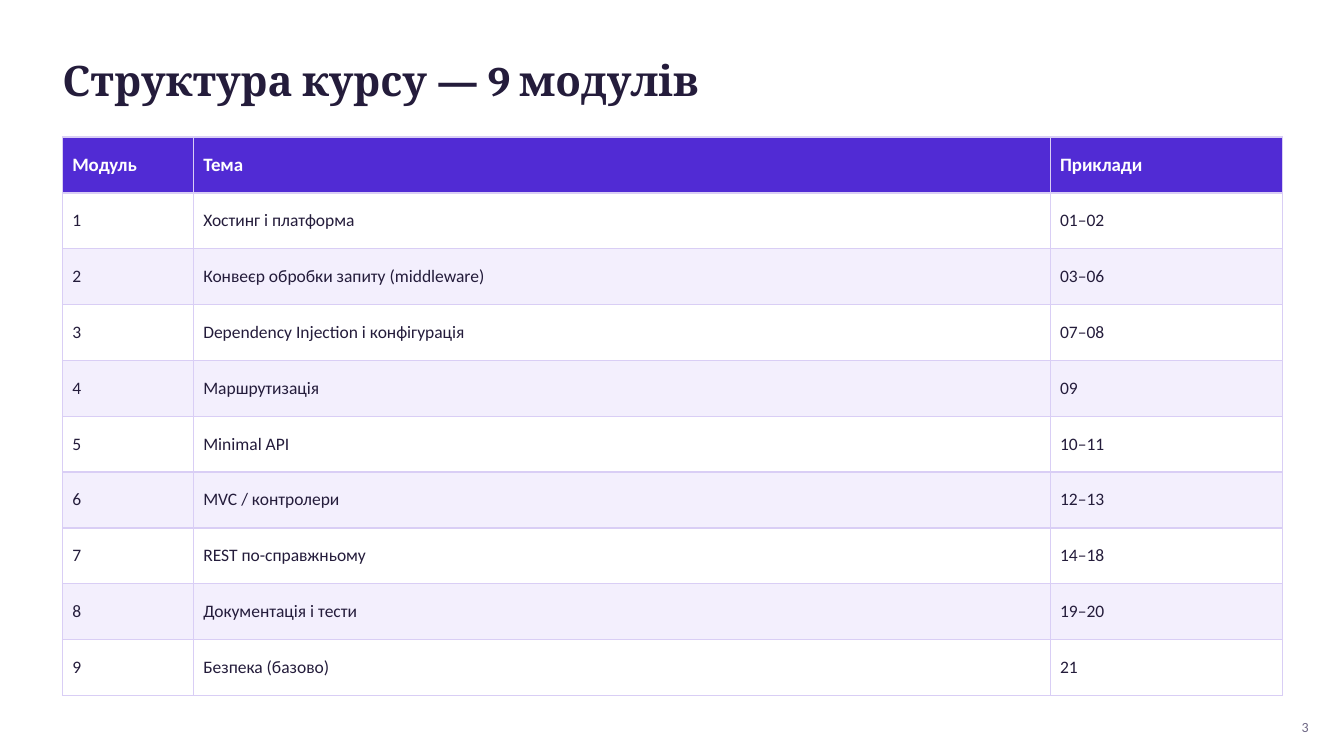
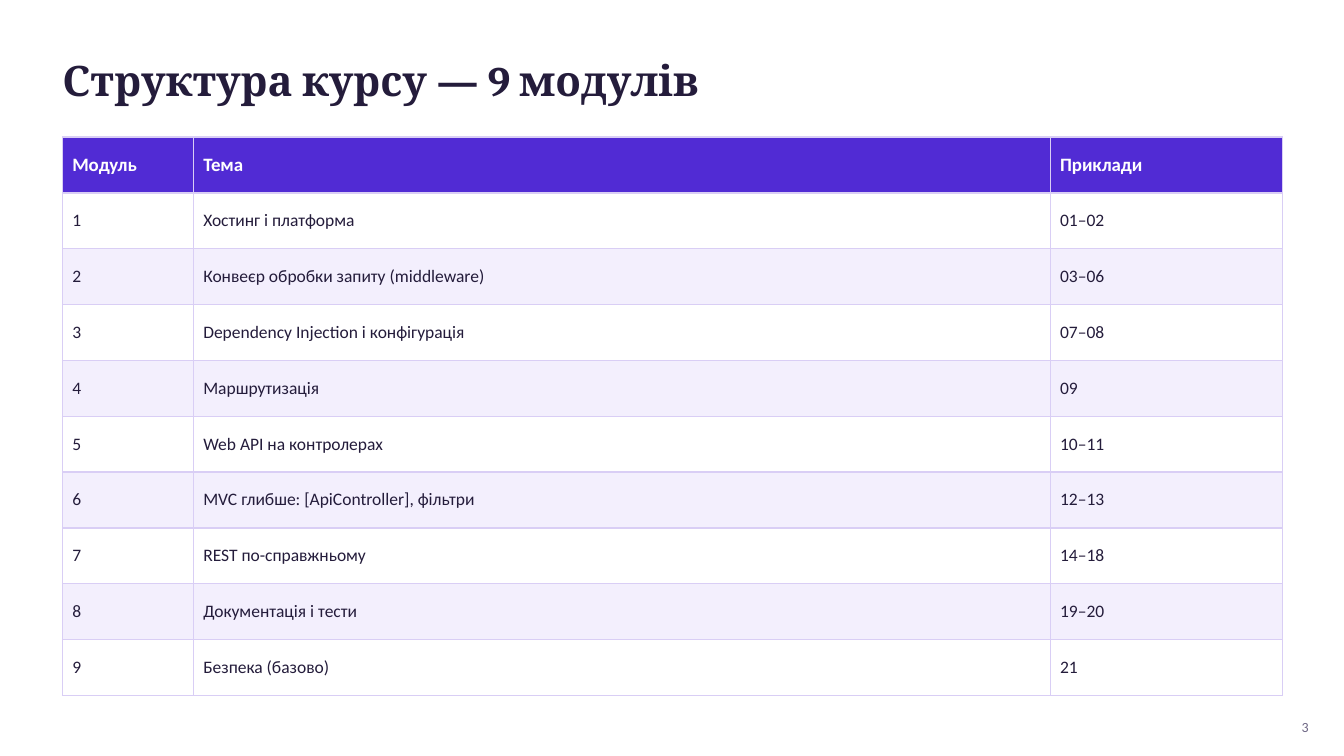
Before and after one commit to MrTomkaYurii/AspNet-Basics, a slide deck: slide 3 of docs/Основи ASP.NET Core — лекція.pptx. Drawn at 1344x756 pixels with LibreOffice and Linux fonts; fonts in the diff are those of the drawing. Boxes give left, top, right and bottom in pixels: in the first picture for what was removed or moved away, otherwise in the second. Text is boxed around its words. In the diff, an @@ line names an element or a change of style, - is before the commit and + after.

```diff
--- a/docs/Основи ASP.NET Core — лекція.pptx
+++ b/docs/Основи ASP.NET Core — лекція.pptx
@@ table at (63,137,1282,680) @@
-row 6, column 2: Minimal API
+row 6, column 2: Web API на контролерах
-row 7, column 2: MVC / контролери
+row 7, column 2: MVC глибше: [ApiController], фільтри
```
Also in this commit, not shown: 17 other slides changed, 2 slides added, 2 slides removed, 50 other files.
